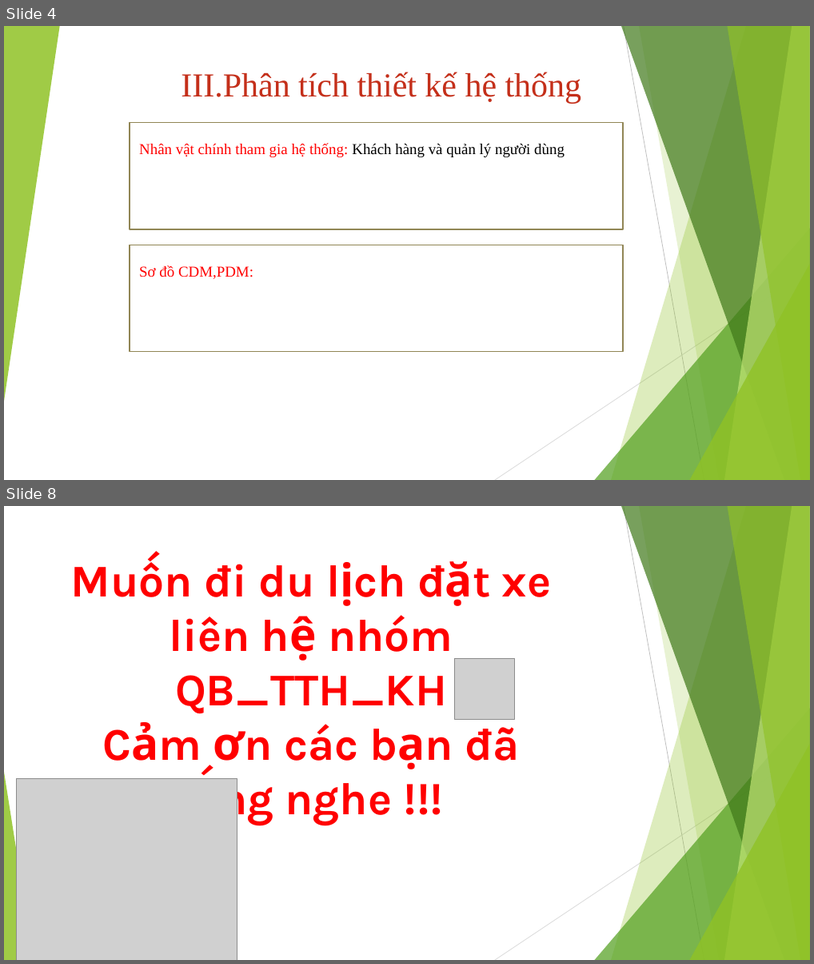
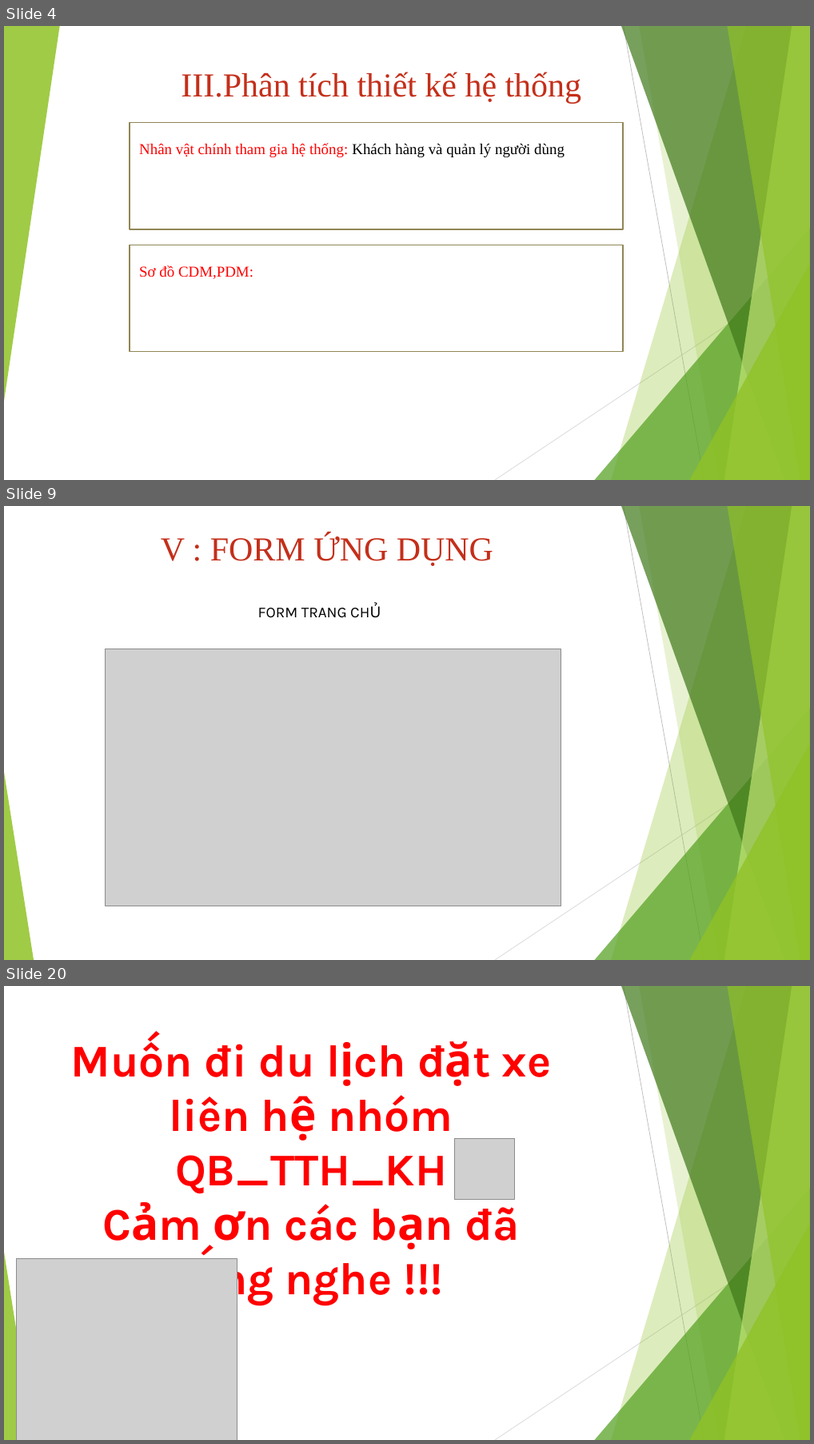
Before and after one commit to DinhNguyen2011/CNPM, a slide deck: Đồ án CNPM.pptx. Shown one above the other, each under a label of ours: slides 4 and 8 before the commit, slides 4, 9 and 20 after it; the slides between them are not shown. The pictures are 814x964 and 814x1444 pixels, drawn with LibreOffice and Linux fonts; fonts in the diff are those of the drawing; grey boxes stand for pictures. Boxes give left, top, right and bottom in pixels: in the first picture for what was removed or moved away, otherwise in the second. Text is boxed around its words. In the diff, an @@ line names an element or a change of style, - is before the commit and + after.

```diff
--- a/Đồ án CNPM.pptx
+++ b/Đồ án CNPM.pptx
@@ slide 9 added at [4, 506, 810, 960], background #FFFFFF; not listed: 10 template elements that a slide beside it also shows @@
@@ text added at [161, 534, 494, 566], 40 pt, text gradient #62170D to #C42F1A to #EB7766 @@
+V : FORM ỨNG DỤNG
@@ text added at [258, 604, 381, 618], 18 pt, text #000000 @@
+FORM TRANG CHỦ
@@ picture added at [105, 648, 562, 905] @@
@@ what was slide 8 is now slide 20 @@
```
Also in this commit, not shown: 4 slides changed, 11 other slides added, 1 other file.
